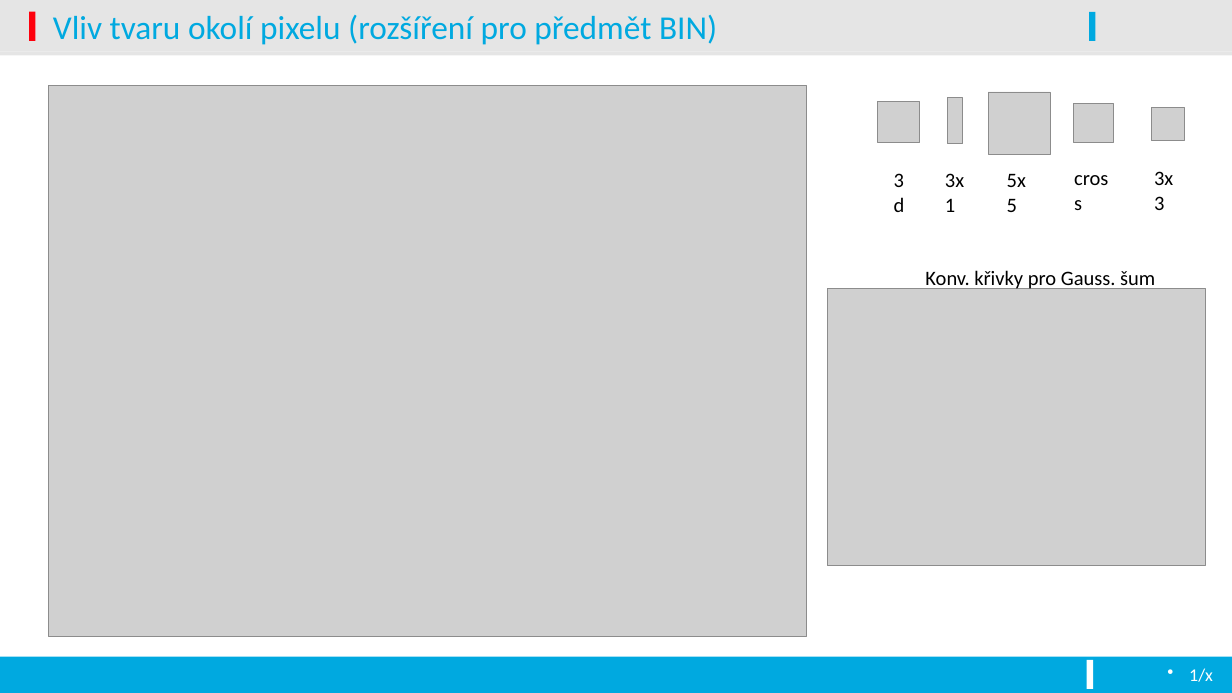
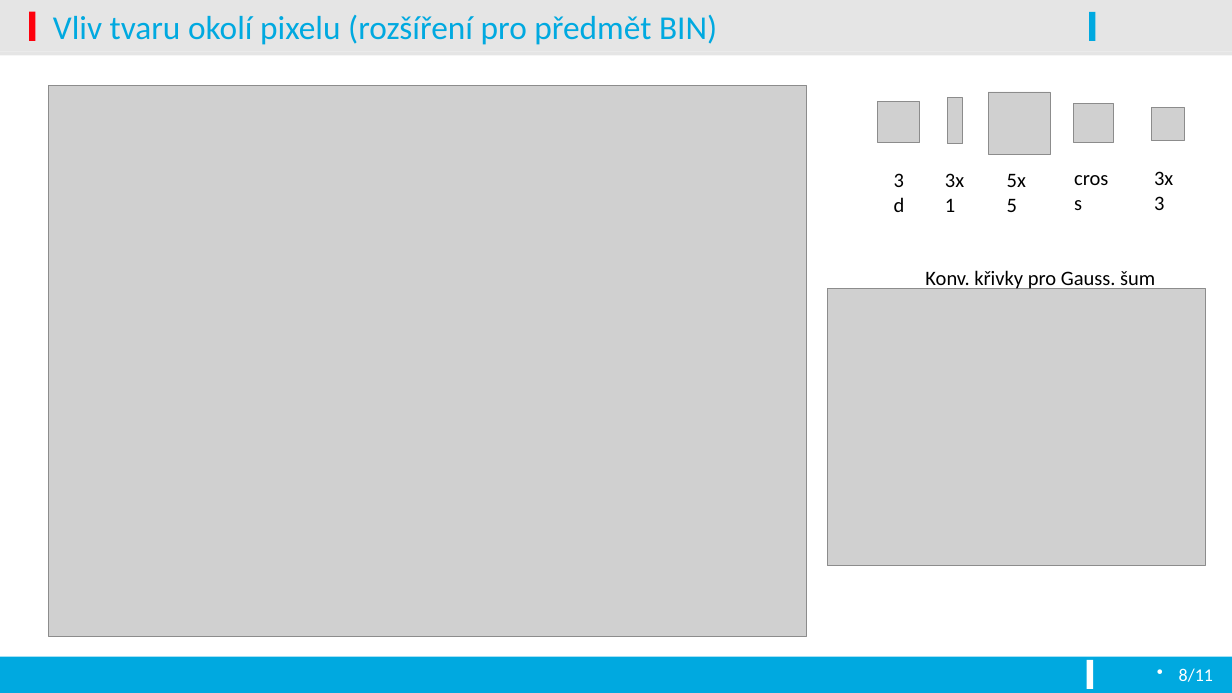
Before and after one commit to vojone/EVO, a slide deck: slide 9 of prezentace.pptx. Drawn at 1232x693 pixels with LibreOffice and Linux fonts; fonts in the diff are those of the drawing; grey boxes stand for pictures; background and template pictures are left out. Boxes give left, top, right and bottom in pixels: in the first picture for what was removed or moved away, otherwise in the second. Text is boxed around its words. In the diff, an @@ line names an element or a change of style, - is before the commit and + after.

```diff
--- a/prezentace.pptx
+++ b/prezentace.pptx
@@ text at box(1179, 668, 1213, 682): text changed @@
-1/x
+8/11
```
Also in this commit, not shown: 8 other slides changed, 2 slides added, 1 slide removed.
